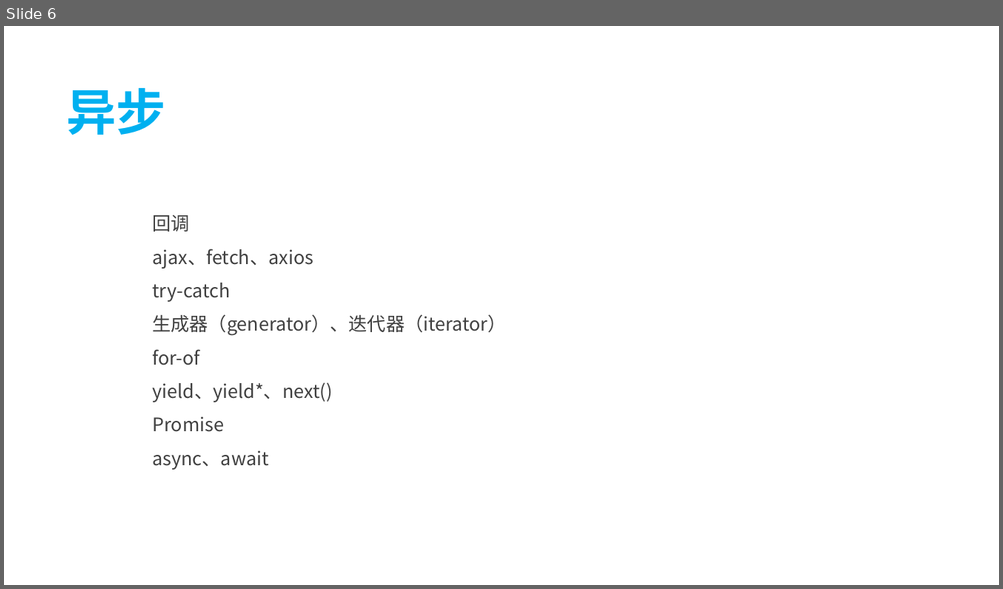
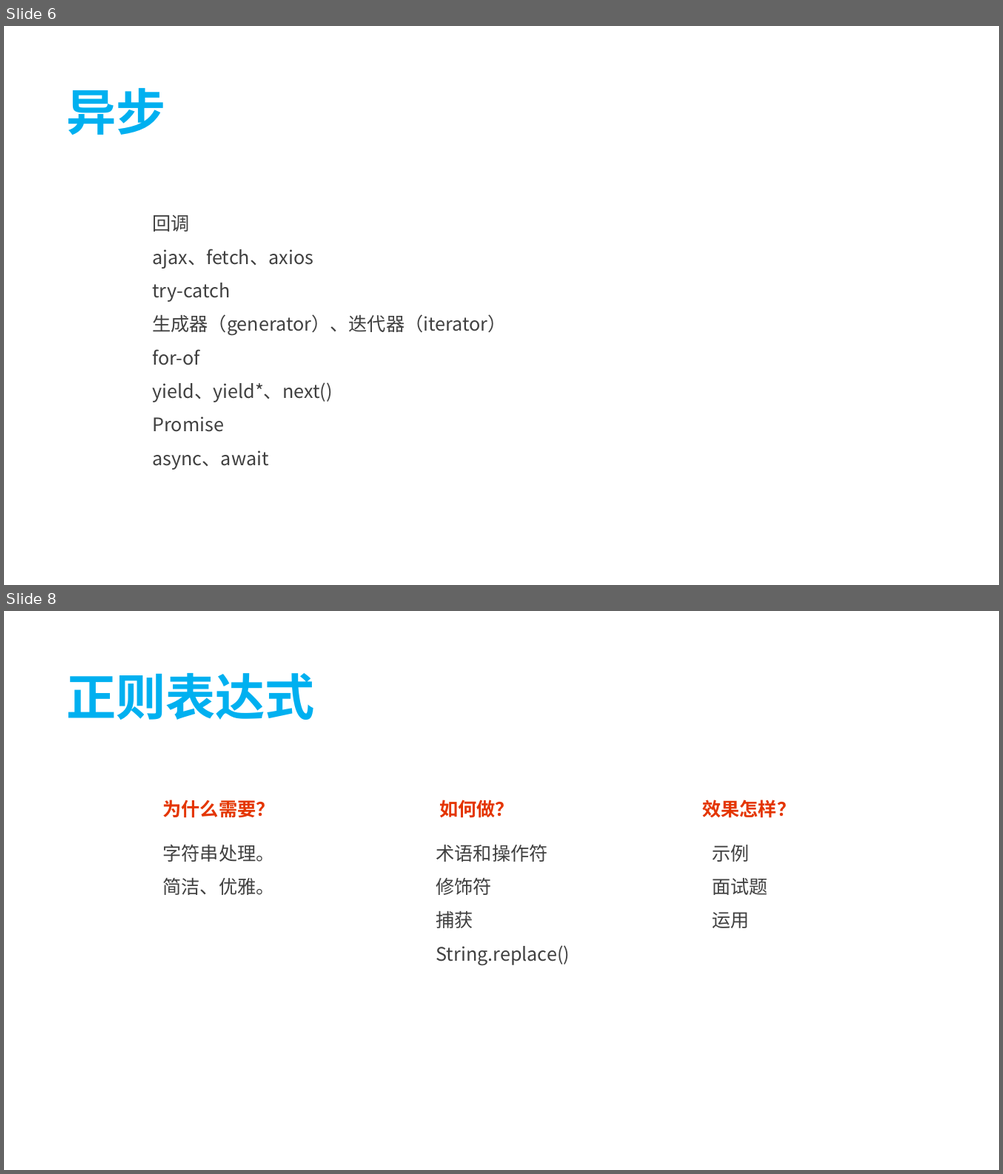
Before and after one commit to tecshuttle/interview, a slide deck: 2 前端/《JavaScript忍者秘籍（第2版）》.pptx. Shown one above the other, each under a label of ours: slide 6 before the commit, slides 6 and 8 after it; the slides between them are not shown. The pictures are 1003x589 and 1003x1174 pixels, drawn with LibreOffice and Linux fonts; fonts in the diff are those of the drawing. Boxes give left, top, right and bottom in pixels: in the first picture for what was removed or moved away, otherwise in the second. Text is boxed around its words. In the diff, an @@ line names an element or a change of style, - is before the commit and + after.

Commit message:
学习：正则表达式。

```diff
--- a/2 前端/《JavaScript忍者秘籍（第2版）》.pptx
+++ b/2 前端/《JavaScript忍者秘籍（第2版）》.pptx
@@ slide 8 added at bbox=[4, 611, 999, 1170], background #FFFFFF @@
@@ text added at bbox=[66, 673, 315, 720], 48 pt, text #00B0F0, bold @@
+正则表达式
@@ text added at bbox=[163, 800, 275, 818], 18 pt, text #E43500, bold @@
+为什么需要？
@@ text added at bbox=[439, 800, 514, 818], 18 pt, text #E43500, bold @@
+如何做？
@@ text added at bbox=[702, 800, 795, 818], 18 pt, text #E43500, bold @@
+效果怎样？
@@ text added at bbox=[163, 845, 275, 895], 18 pt, text #404040 @@
+字符串处理。
+简洁、优雅。
@@ text added at bbox=[436, 845, 570, 965], 18 pt, text #404040 @@
+术语和操作符
+修饰符
+捕获
+String.replace()
@@ text added at bbox=[711, 845, 768, 928], 18 pt, text #404040 @@
+示例
+面试题
+运用
```
Also in this commit, not shown: 1 slide changed, 1 other slide added, 2 other files.
